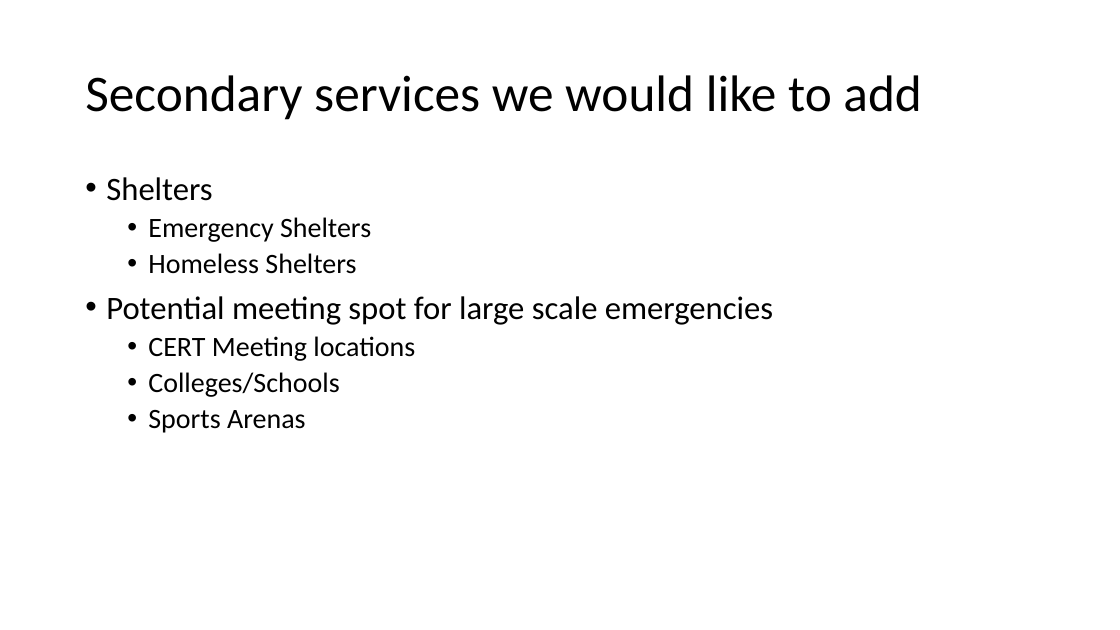
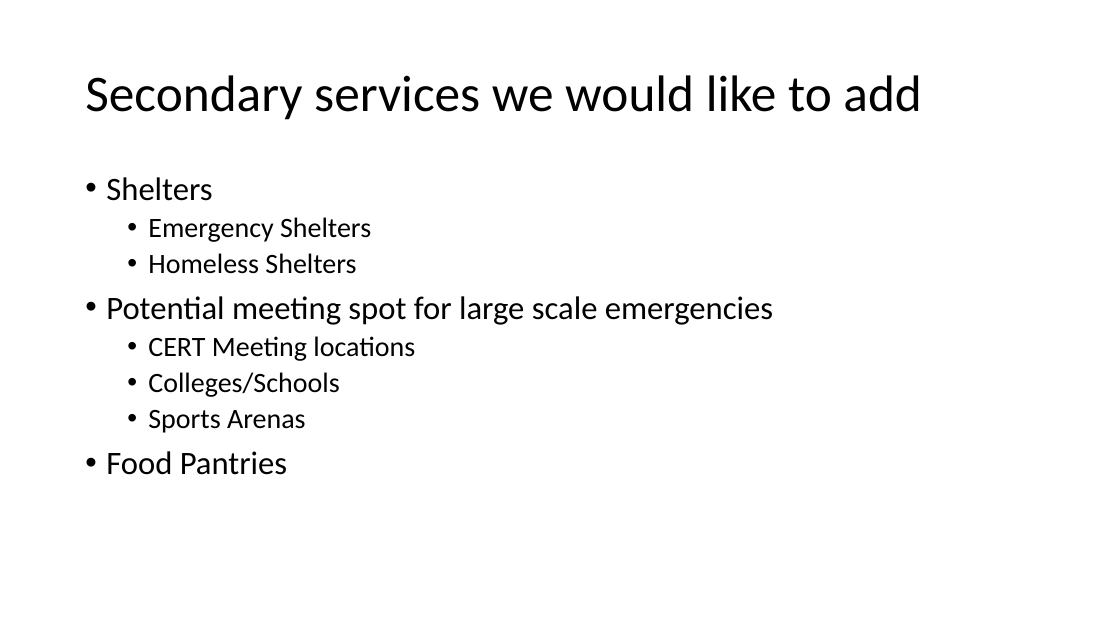
Before and after one commit to JohnPAguirre/SafetySeeds, a slide deck: slide 3 of SafetySeeds.pptx. Drawn at 1120x630 pixels with LibreOffice and Linux fonts; fonts in the diff are those of the drawing. Boxes give left, top, right and bottom in pixels: in the first picture for what was removed or moved away, otherwise in the second. Text is boxed around its words. In the diff, an @@ line names an element or a change of style, - is before the commit and + after.

```diff
--- a/SafetySeeds.pptx
+++ b/SafetySeeds.pptx
@@ text at (106, 451, 287, 475): paragraph added @@
+• Food Pantries
```
Also in this commit, not shown: 1 other slide changed.
